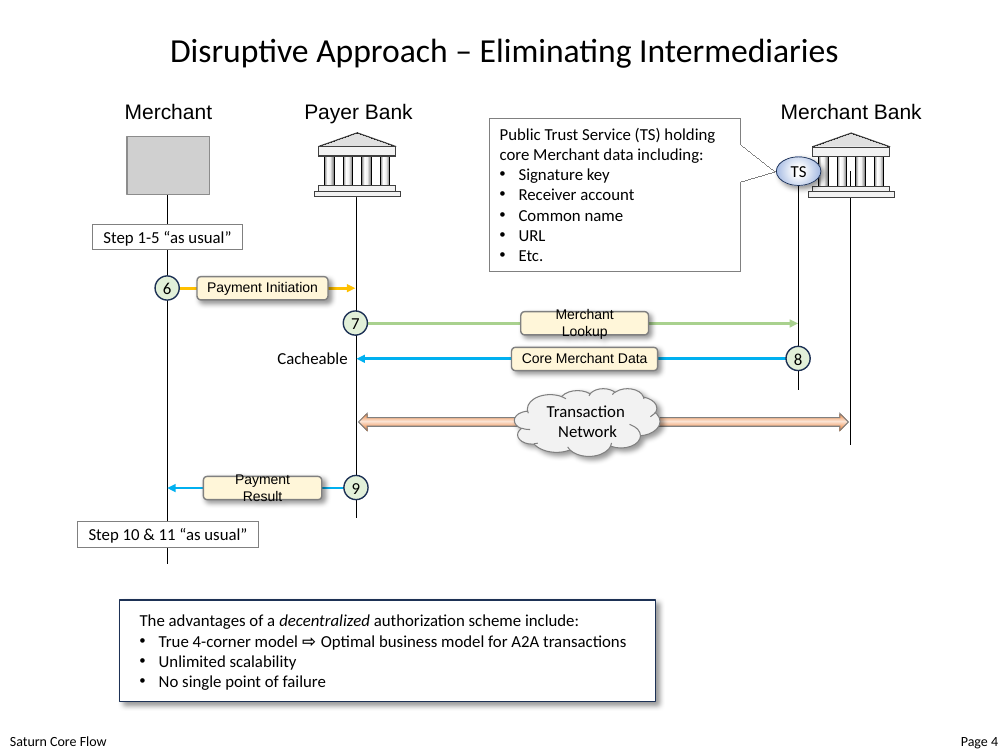
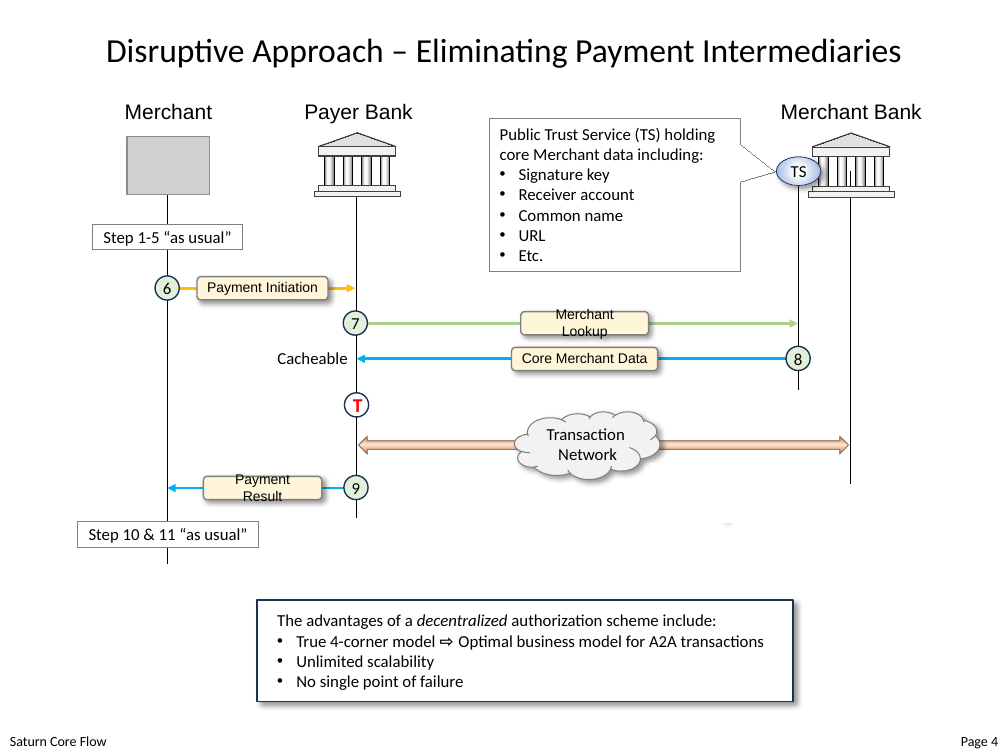
Before and after one commit to cyberphone/doc, a slide deck: slide 4 of saturn/saturn-core-flow.pptx. Drawn at 1008x756 pixels with LibreOffice and Linux fonts; fonts in the diff are those of the drawing; grey boxes stand for pictures. Boxes give left, top, right and bottom in pixels: in the first picture for what was removed or moved away, otherwise in the second. Text is boxed around its words. In the diff, an @@ line names an element or a change of style, - is before the commit and + after.

```diff
--- a/saturn/saturn-core-flow.pptx
+++ b/saturn/saturn-core-flow.pptx
@@ text at (106, 38, 901, 68): text changed @@
-Disruptive Approach – Eliminating Intermediaries
+Disruptive Approach – Eliminating Payment Intermediaries
@@ line moved from (851, 171) - (851, 446) to (851, 171) - (851, 484) @@
@@ ellipse added at (345, 393, 369, 417), fill #FFFFFF, outline #1E3256 1 pt, 14 pt, text #FF0000, bold @@
+T
@@ thought cloud "Transaction Network": place and size @@
-thought cloud "Transaction Network" at (514, 388, 659, 456)
+thought cloud "Transaction Network" at (514, 411, 659, 479)
@@ left right arrow: place and size @@
-left right arrow at (359, 413, 849, 430)
+left right arrow at (359, 436, 849, 454)
@@ rectangle: place and size @@
-rectangle at (650, 455, 736, 515)
+rectangle at (650, 463, 736, 523)
@@ rectangle "The advantages of a decentralized ...": place and size @@
-rectangle "The advantages of a decentralized ..." at (120, 600, 656, 702)
+rectangle "The advantages of a decentralized ..." at (257, 600, 793, 702)
```
Also in this commit, not shown: 1 other file.
